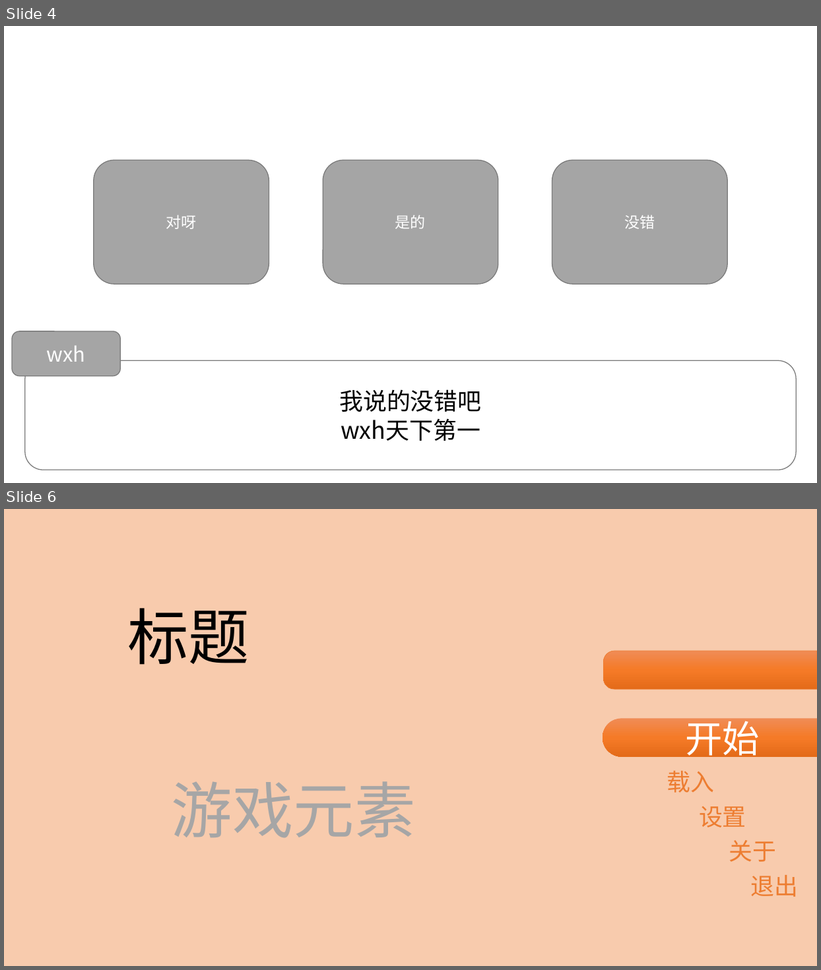
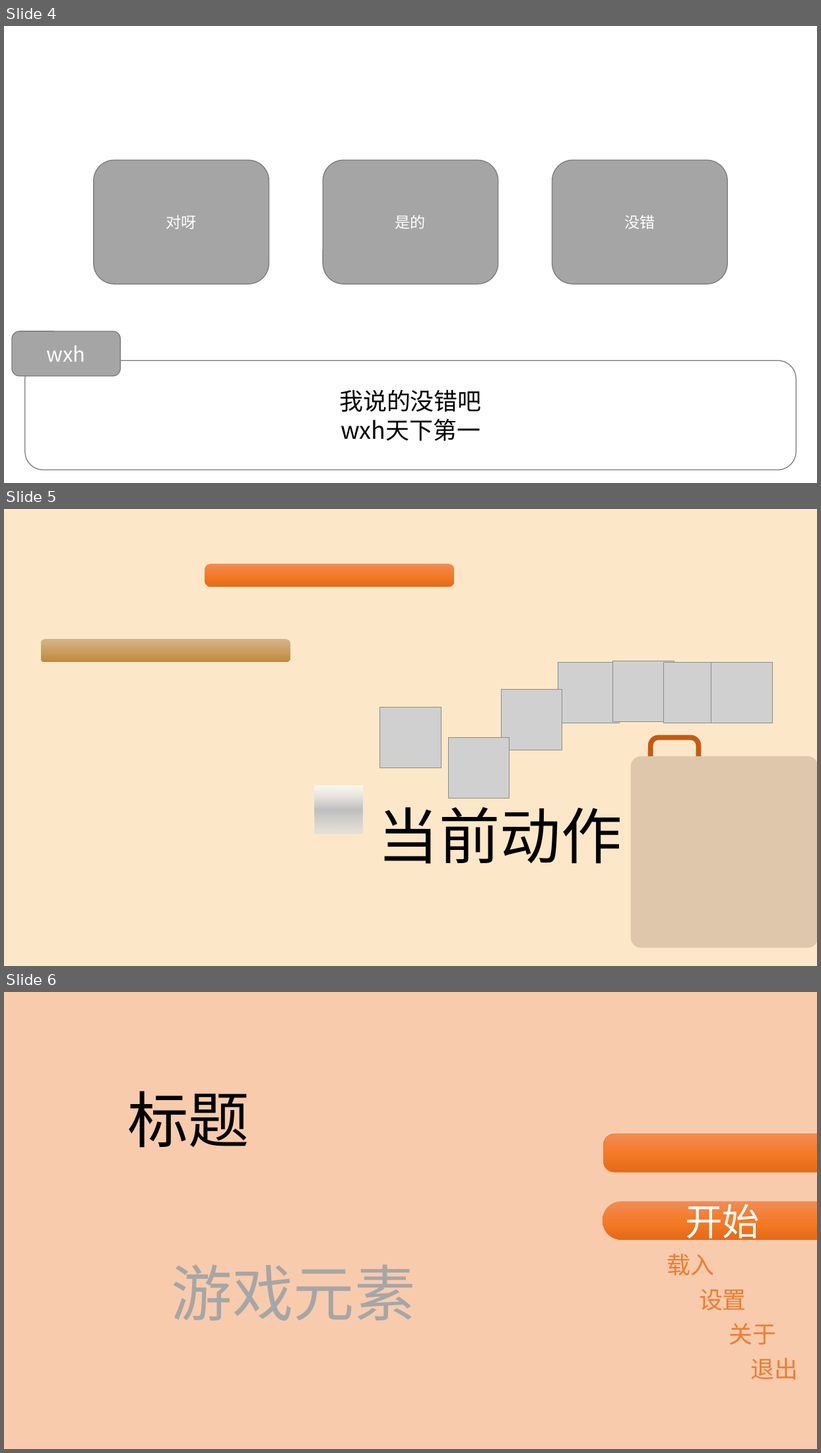
Before and after one commit to CommonAnts/OIASG, a slide deck: docs/界面布局.pptx. Shown one above the other, each under a label of ours: slides 4 and 6 before the commit, slides 4, 5 and 6 after it; the slides between them are not shown. The pictures are 821x970 and 821x1453 pixels, drawn with LibreOffice and Linux fonts; fonts in the diff are those of the drawing; grey boxes stand for pictures; background and template pictures are left out. Boxes give left, top, right and bottom in pixels: in the first picture for what was removed or moved away, otherwise in the second. Text is boxed around its words. In the diff, an @@ line names an element or a change of style, - is before the commit and + after.

```diff
--- a/docs/界面布局.pptx
+++ b/docs/界面布局.pptx
@@ slide 5 added at [4,509,817,966], background #FCE8C8 @@
@@ rounded rectangle added at [205,564,454,587], fill gradient #F18C57 to #F67B28 to #E56C19 @@
@@ rounded rectangle added at [40,639,290,662], fill gradient #D7B485 to #CB9E61 to #C08940 @@
@@ picture added at [558,663,620,723] @@
@@ picture added at [613,661,675,722] @@
@@ picture added at [663,663,725,723] @@
@@ picture added at [712,663,773,723] @@
@@ picture added at [501,690,562,751] @@
@@ picture added at [380,707,442,768] @@
@@ picture added at [449,738,510,799] @@
@@ rounded rectangle added at [651,738,699,786], outline #C55A11 6 pt @@
@@ rounded rectangle added at [631,757,817,949], fill #DEC7AB @@
@@ rectangle added at [314,786,362,834], fill gradient #FFFFFF to #BFBFBF to #DFDFDF @@
@@ text added at [378,797,622,864], 72 pt, text #000000 @@
+当前动作
```
Also in this commit, not shown: 3 slides changed, 1 other slide added, 1 slide removed, 15 other files.
